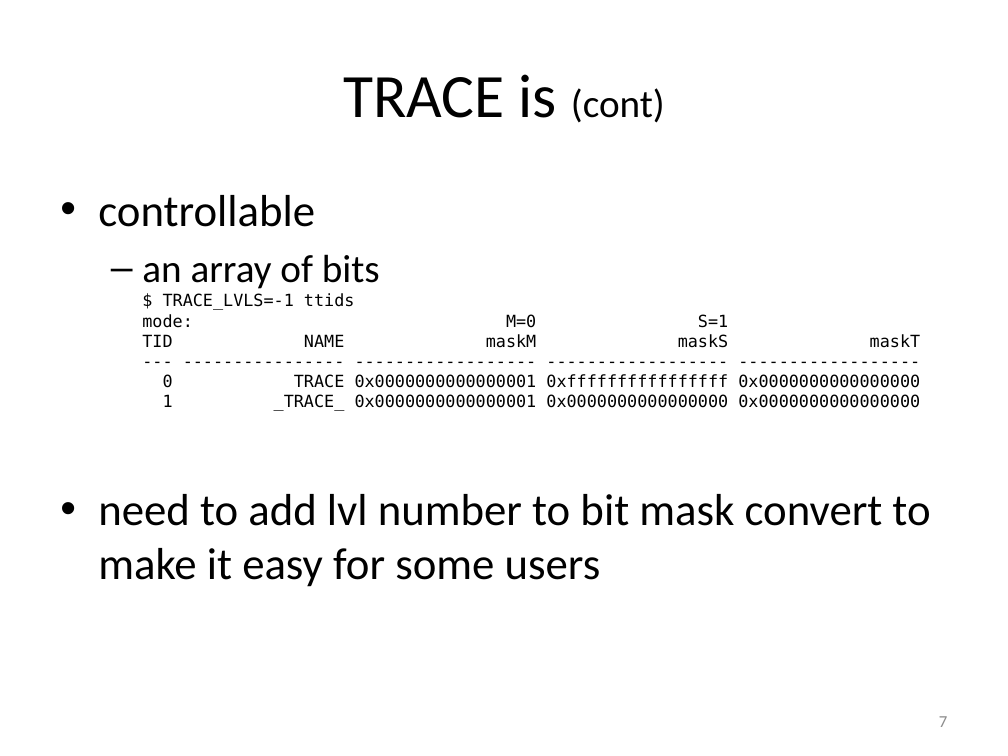
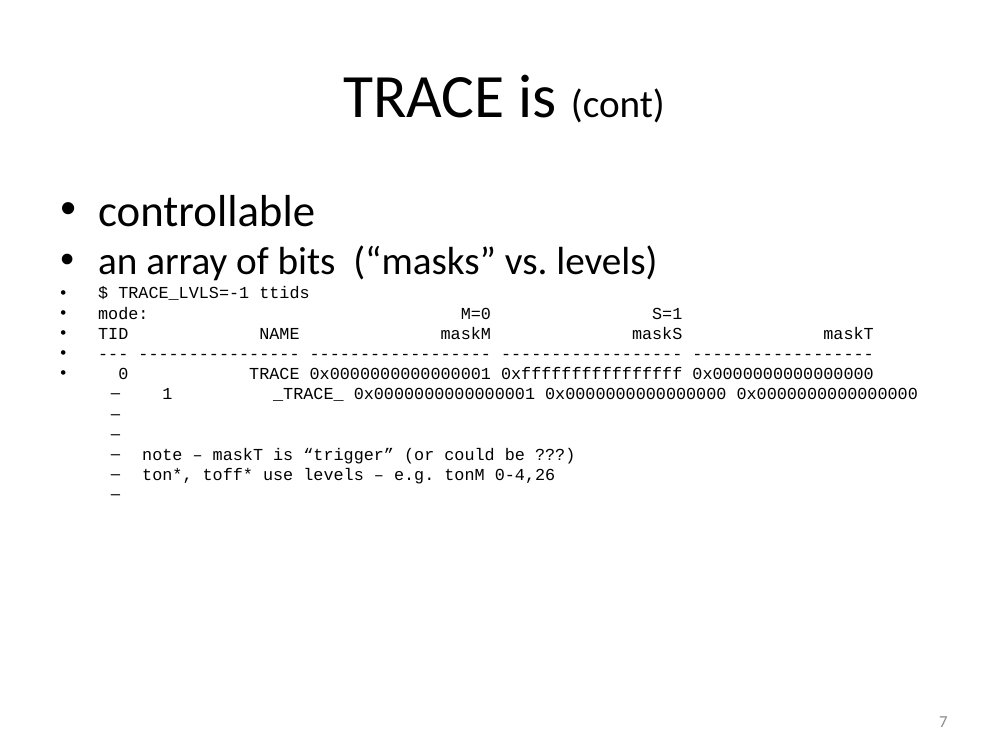
Before and after one commit to art-daq/trace, a slide deck: slide 7 of doc/trace.pptx. Drawn at 1008x756 pixels with LibreOffice and Linux fonts; fonts in the diff are those of the drawing. Boxes give left, top, right and bottom in pixels: in the first picture for what was removed or moved away, otherwise in the second. Text is boxed around its words. In the diff, an @@ line names an element or a change of style, - is before the commit and + after.

Commit message:
TRACE release v3_13_11

```diff
--- a/doc/trace.pptx
+++ b/doc/trace.pptx
@@ text at <box>98,245,918,484</box>: text changed; font DejaVu Sans Mono to Courier New @@
-  – an array of bits
-    $ TRACE_LVLS=-1 ttids
-    mode: M=0 S=1
-    TID NAME maskM maskS maskT
-    --- ---------------- ------------------ ------------------ ------------------
-    0 TRACE 0x0000000000000001 0xffffffffffffffff 0x0000000000000000
-    1 _TRACE_ 0x0000000000000001 0x0000000000000000 0x0000000000000000
-• need to add lvl number to bit mask convert to make it easy for some users
+  – an array of bits (“masks” vs. levels)
+    $ TRACE_LVLS=-1 ttids
+    mode: M=0 S=1
+    TID NAME maskM maskS maskT
+    --- ---------------- ------------------ ------------------ ------------------
+    0 TRACE 0x0000000000000001 0xffffffffffffffff 0x0000000000000000
+    1 _TRACE_ 0x0000000000000001 0x0000000000000000 0x0000000000000000
+  – note – maskT is “trigger” (or could be ???)
+  – ton*, toff* use levels – e.g. tonM 0-4,26
```
Also in this commit, not shown: 14 other slides changed, 30 other files.
